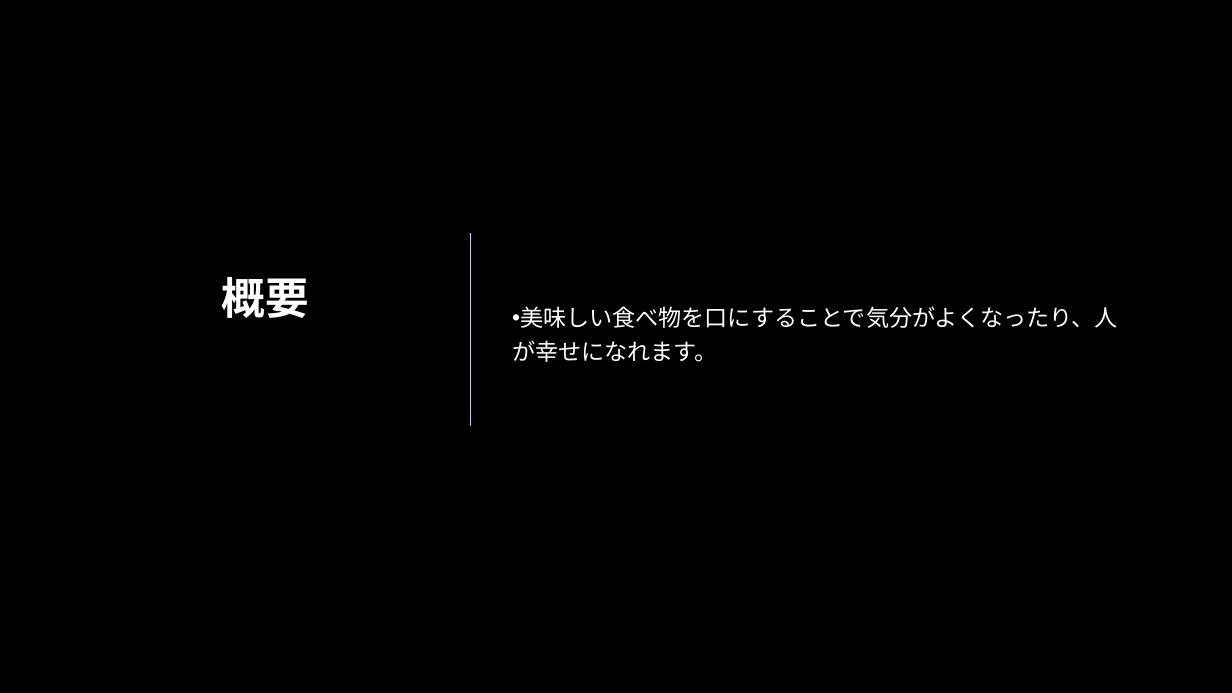
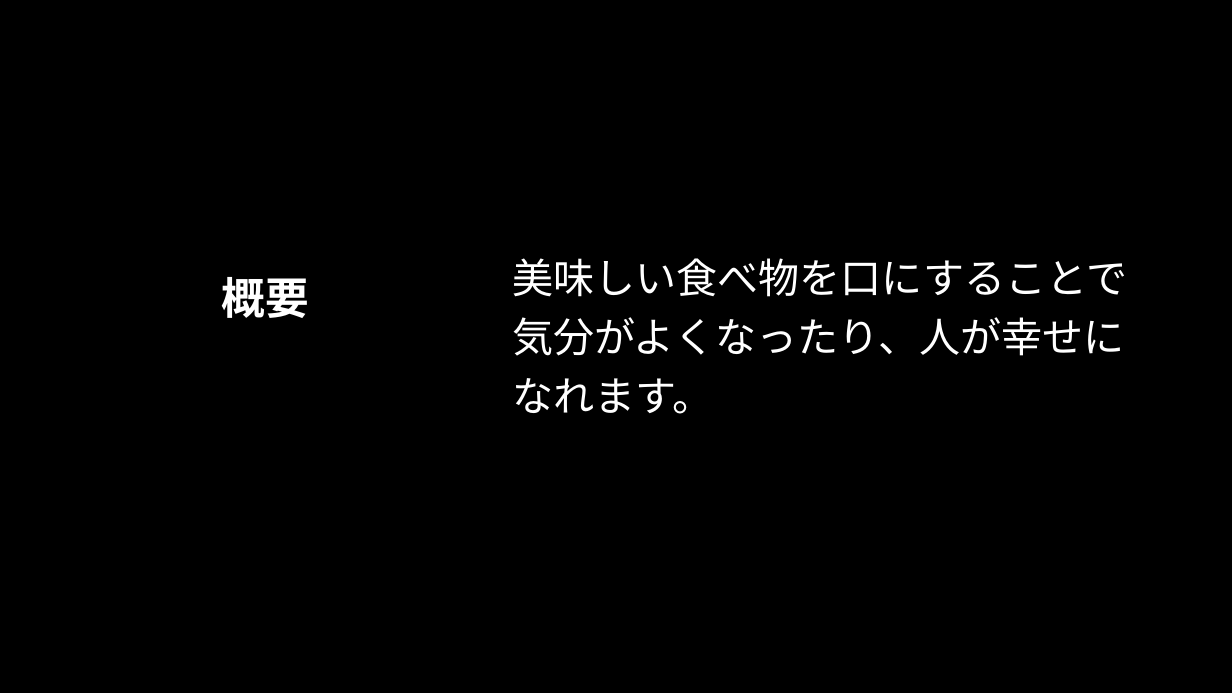
Before and after one commit to qyinter/HelloWorldGroup, a slide deck: slide 3 of 11.24.pptx. Drawn at 1232x693 pixels with LibreOffice and Linux fonts; fonts in the diff are those of the drawing; background and template pictures are left out. Boxes give left, top, right and bottom in pixels: in the first picture for what was removed or moved away, otherwise in the second. Text is boxed around its words. In the diff, an @@ line names an element or a change of style, - is before the commit and + after.

```diff
--- a/11.24.pptx
+++ b/11.24.pptx
@@ text "美味しい食べ物を口にすることで気分がよくなったり、人が幸せになれます。" at [512, 258, 1127, 414]: size 18 to 32 pt; bullet • to none @@
@@ line removed from (470, 233) to (470, 426) @@
```
Also in this commit, not shown: 6 other slides changed, 1 slide removed.
